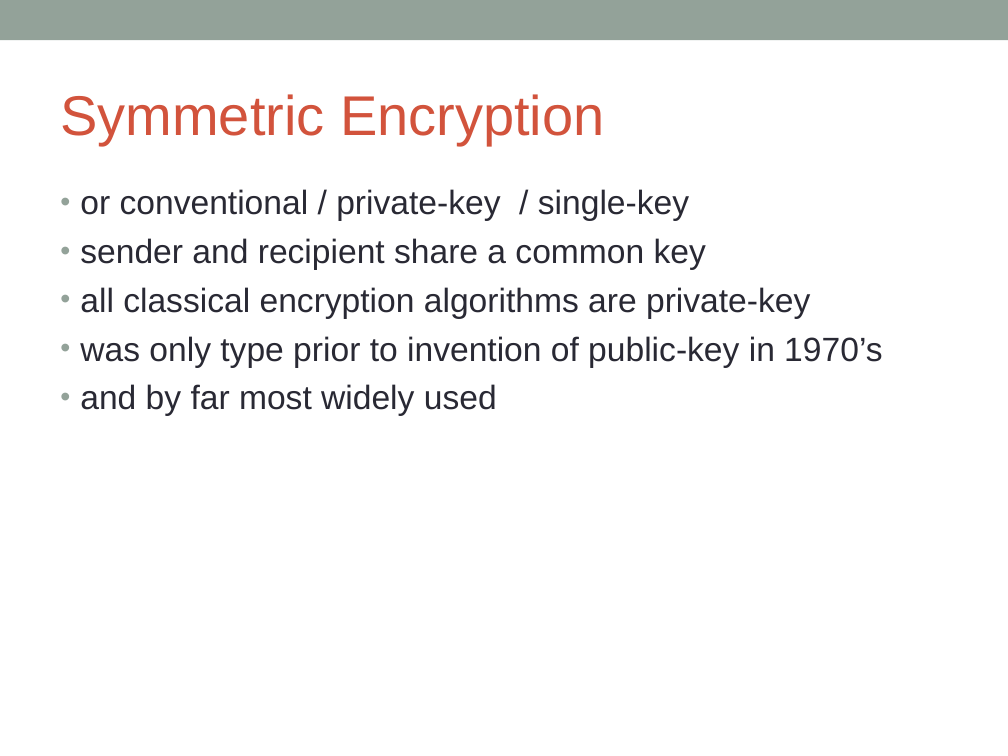
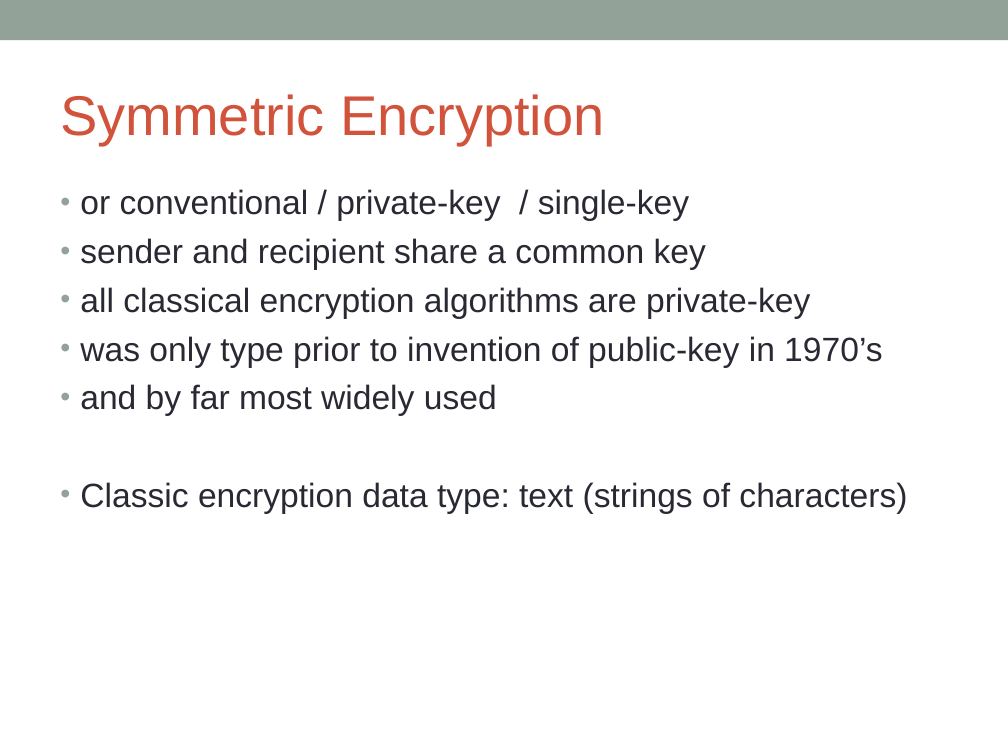
Before and after one commit to DeMaCS-UNICAL/NetworkSecurity, a slide deck: slide 3 of slides/ch02-SimmetricCryptography.ppt. Drawn at 1008x756 pixels with LibreOffice and Linux fonts; fonts in the diff are those of the drawing. Boxes give left, top, right and bottom in pixels: in the first picture for what was removed or moved away, otherwise in the second. Text is boxed around its words. In the diff, an @@ line names an element or a change of style, - is before the commit and + after.

```diff
--- a/slides/ch02-SimmetricCryptography.ppt
+++ b/slides/ch02-SimmetricCryptography.ppt
@@ text at <box>80,482,907,514</box>: paragraph added @@
+• Classic encryption data type: text (strings of characters)
```
Also in this commit, not shown: 16 other slides changed, 1 slide added, 1 other file.
